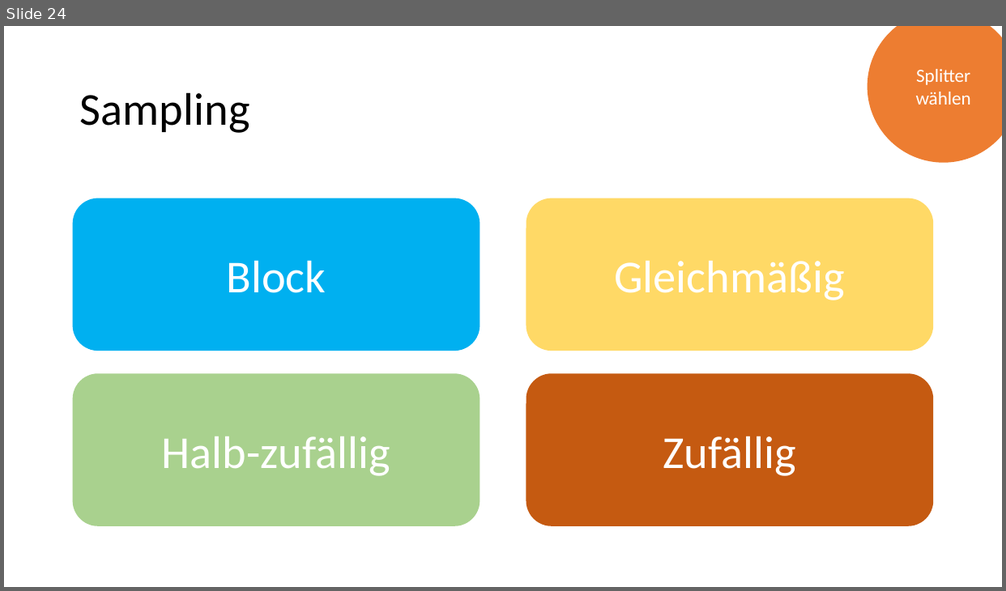
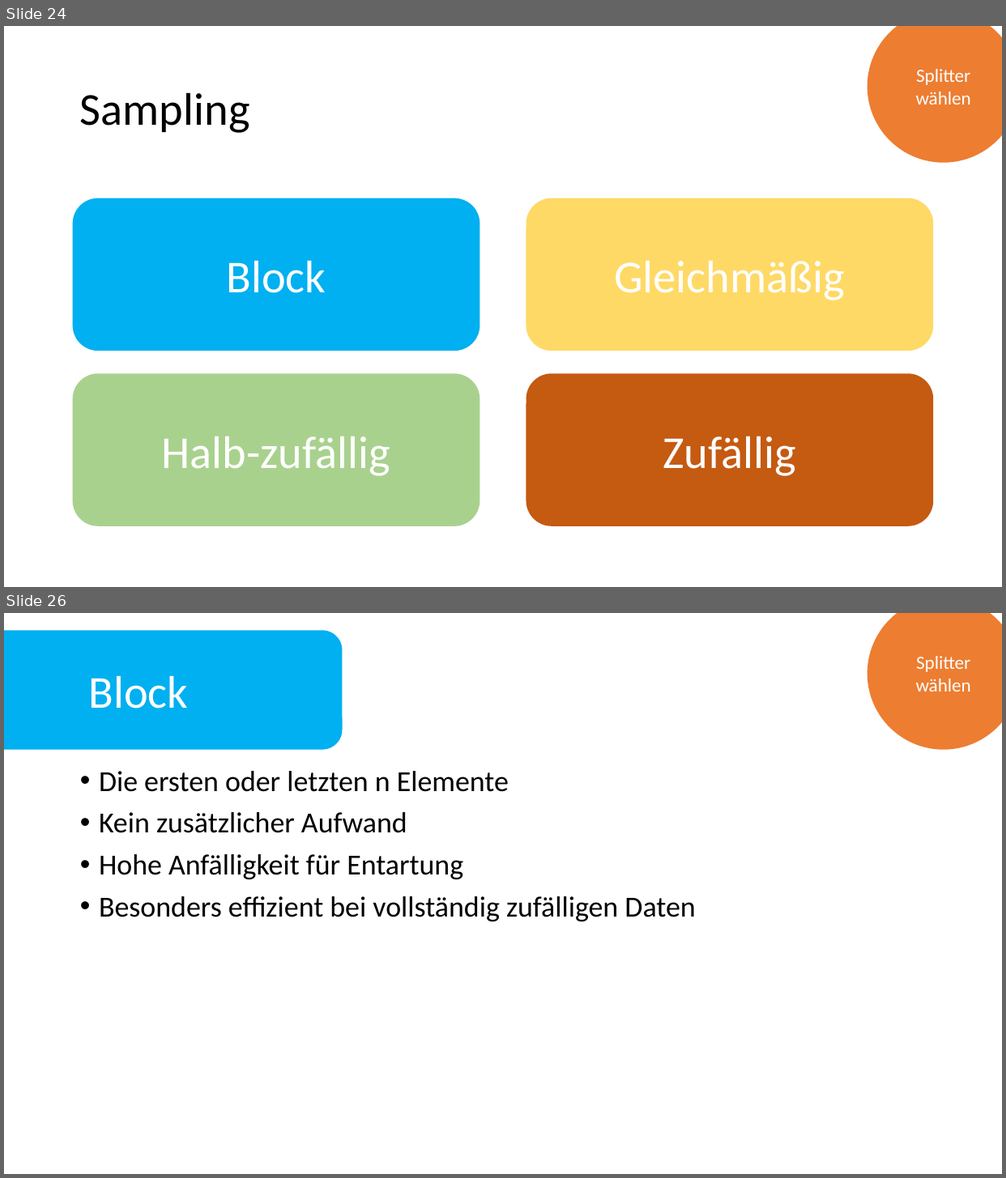
Before and after one commit to NikBenson/ALG, a slide deck: presentation/main.pptx. Shown one above the other, each under a label of ours: slide 24 before the commit, slides 24 and 26 after it; the slides between them are not shown. The pictures are 1006x591 and 1006x1178 pixels, drawn with LibreOffice and Linux fonts; fonts in the diff are those of the drawing. Boxes give left, top, right and bottom in pixels: in the first picture for what was removed or moved away, otherwise in the second. Text is boxed around its words. In the diff, an @@ line names an element or a change of style, - is before the commit and + after.

```diff
--- a/presentation/main.pptx
+++ b/presentation/main.pptx
@@ slide 26 added at (x1=4, y1=613, x2=1002, y2=1174), background #FFFFFF @@
@@ rounded rectangle added at (x1=4, y1=630, x2=343, y2=749), fill #00B0F0, 44 pt, text #FFFFFF @@
+Block
@@ ellipse added at (x1=867, y1=613, x2=1002, y2=750), fill #ED7D31, 18 pt, text #FFFFFF @@
+Splitter wählen
@@ text added at (x1=99, y1=771, x2=695, y2=922), 28 pt, text #000000 @@
+• Die ersten oder letzten n Elemente
+• Kein zusätzlicher Aufwand
+• Hohe Anfälligkeit für Entartung
+• Besonders effizient bei vollständig zufälligen Daten
```
Also in this commit, not shown: 31 other slides added.
